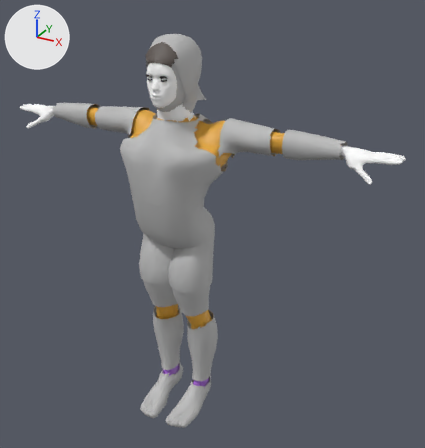
Renders of the glTF model client/assets/humanoid_m.glb from each side of a commit.
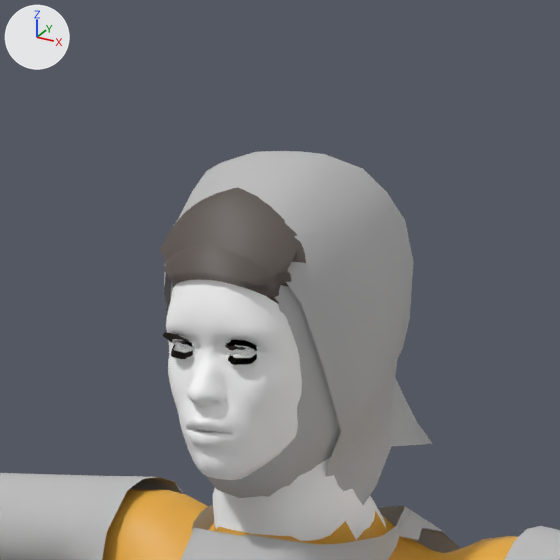
Each version appears first whole from a camera (50 mm lens) standing at (1.356, -2.134, 2.105) and looking at (0.144, 0.071, 1.003), and next in a close-up on the part from 26% to 55% of the width and 0% to 28% of the height. The lights are fixed; the arrows at upper left show +X, +Y and +Z. The first two pictures are the older version.

Names of what the first close-up shows: 'body', 'hair_crop', 'hair_swept', 'head', 'lashes', 'shell_chest', 'shell_coat', 'shell_helmet', 'shell_hood', 'shell_upperarms' and 1 more.
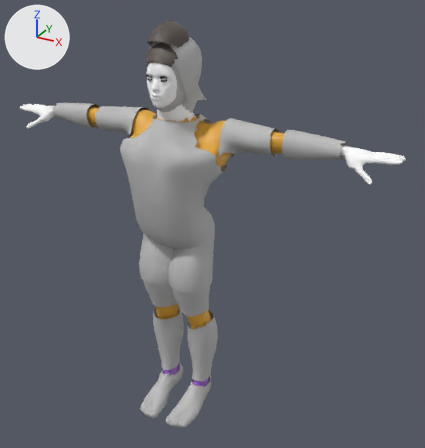
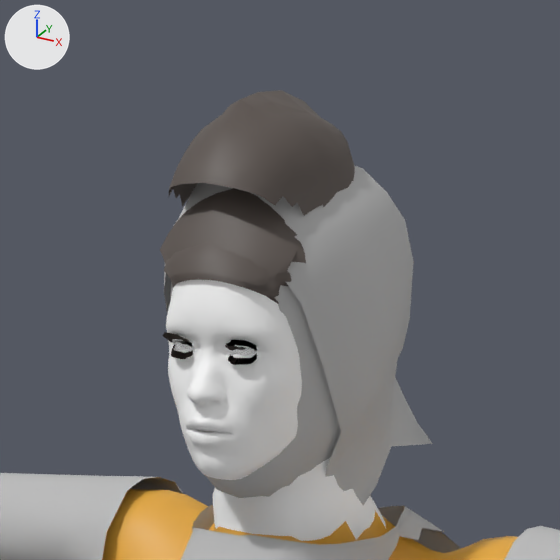
The newer file adds a shape key; the second version is drawn at full value of the shape key 'heritage_a' of 'hair_crest', and the change is written as the vertex moves it makes.

Boxes (x1, y1, x2, y2) around the edits, measured in the close-ups (560 x 560 px):
'hair_crest', added: after (169, 90, 355, 216)

The edits, one by one:
Mesh me_hair_crest is new.
It has 267 vertices, 464 faces and spans x -0.077..0.077, y -0.134..0.082, z 1.749..1.903.
It uses material mat_hair_buzz (dark grey #59504b).
Object 'hair_crest' (ob_hair_crest) is new; it shows me_hair_crest.
Its location is (0.0, 0.0, 0.0).
